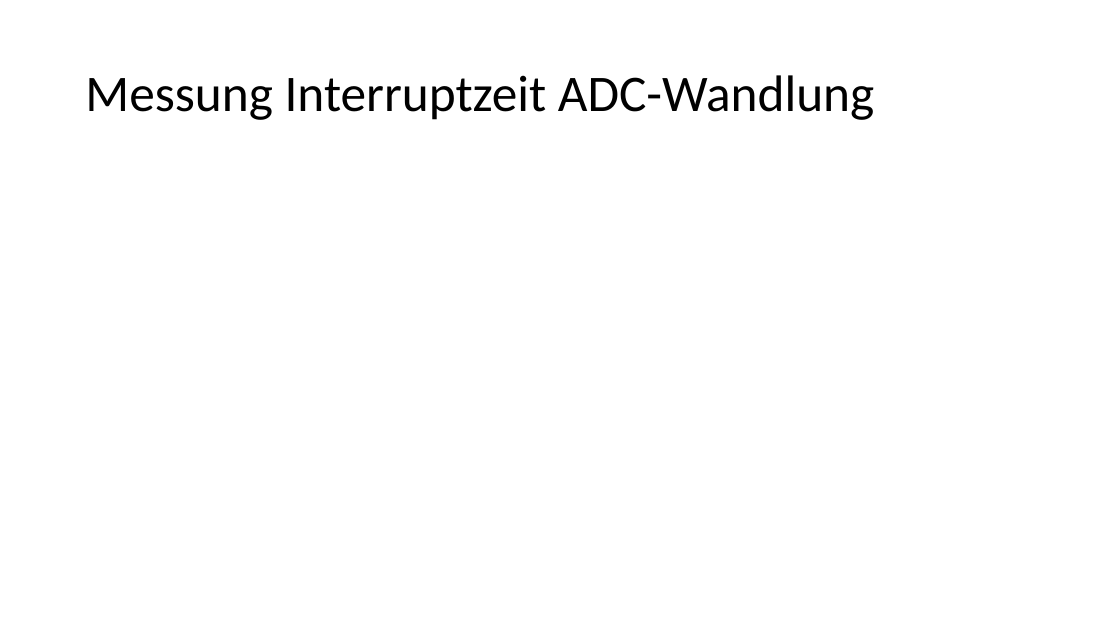
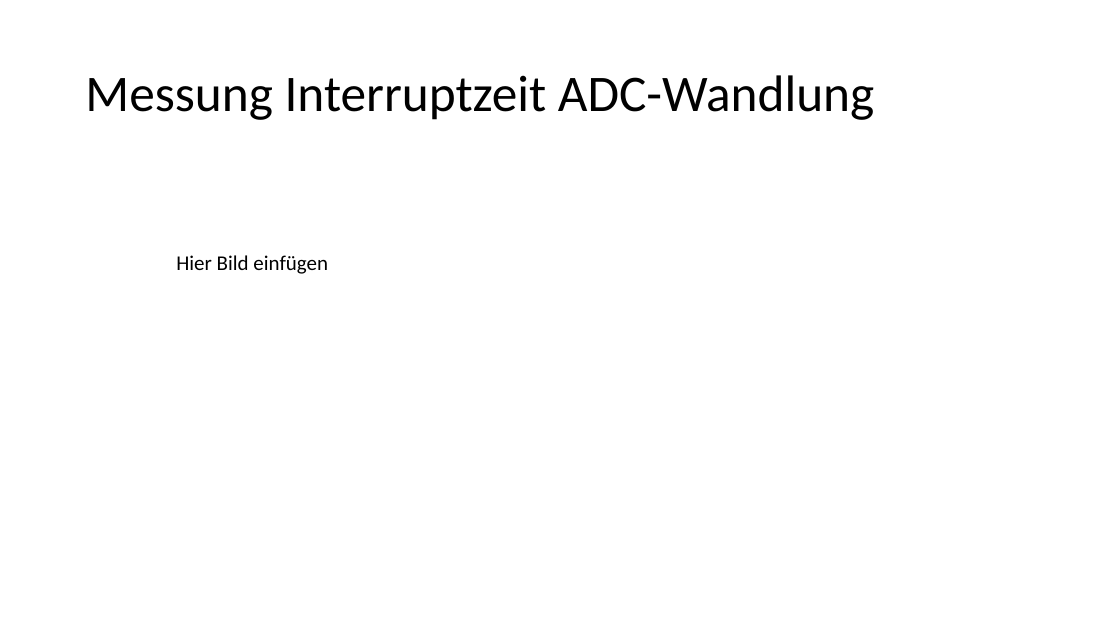
Before and after one commit to Fiernen/DrosselklappenRegelung, a slide deck: slide 2 of PowerPoint Doku.pptx. Drawn at 1120x630 pixels with LibreOffice and Linux fonts; fonts in the diff are those of the drawing. Boxes give left, top, right and bottom in pixels: in the first picture for what was removed or moved away, otherwise in the second. Text is boxed around its words. In the diff, an @@ line names an element or a change of style, - is before the commit and + after.

```diff
--- a/PowerPoint Doku.pptx
+++ b/PowerPoint Doku.pptx
@@ text added at <box>176,255,328,274</box>, 18 pt, text #000000 @@
+Hier Bild einfügen
```
Also in this commit, not shown: 1 slide added.
